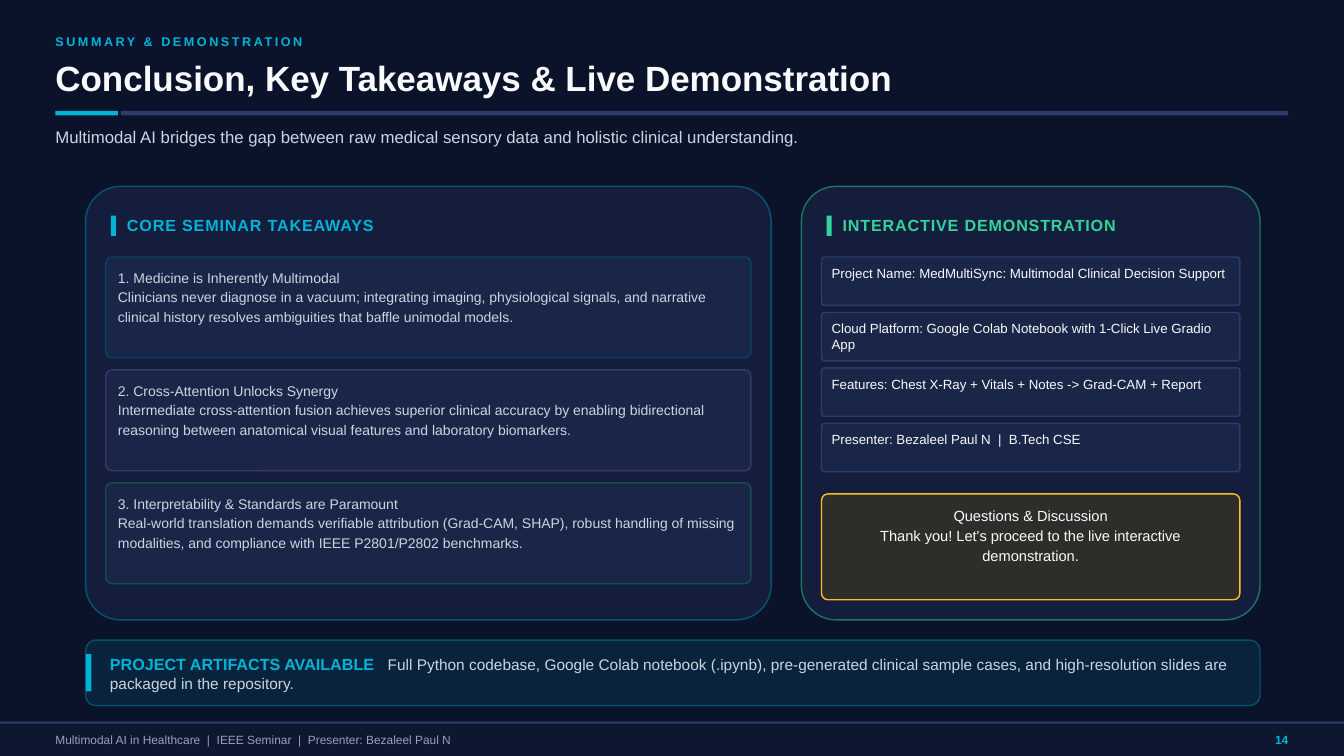
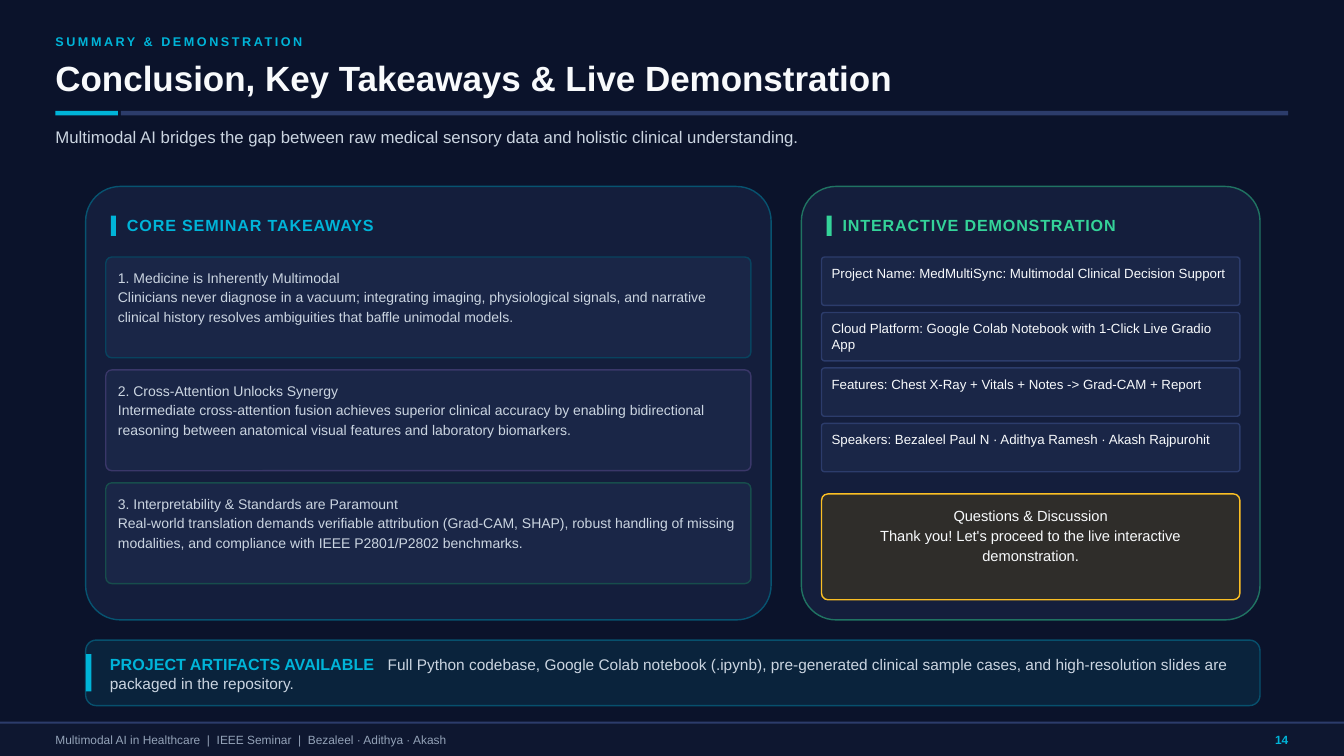
Before and after one commit to BezaleelPaul/multimodal-ai-healthcare, a slide deck: slide 14 of Multimodal-AI-in-Healthcare.pptx. Drawn at 1344x756 pixels with LibreOffice and Linux fonts; fonts in the diff are those of the drawing. Boxes give left, top, right and bottom in pixels: in the first picture for what was removed or moved away, otherwise in the second. Text is boxed around its words. In the diff, an @@ line names an element or a change of style, - is before the commit and + after.

Commit message:
feat: add Adithya Ramesh and Akash Rajpurohit as speakers across presentation, notebook, and apps

```diff
--- a/Multimodal-AI-in-Healthcare.pptx
+++ b/Multimodal-AI-in-Healthcare.pptx
@@ text at (x1=832, y1=434, x2=1209, y2=447): text changed @@
-Presenter: Bezaleel Paul N | B.Tech CSE
+Speakers: Bezaleel Paul N · Adithya Ramesh · Akash Rajpurohit
@@ text at (x1=55, y1=735, x2=446, y2=747): text changed @@
-Multimodal AI in Healthcare | IEEE Seminar | Presenter: Bezaleel Paul N
+Multimodal AI in Healthcare | IEEE Seminar | Bezaleel · Adithya · Akash
```
Also in this commit, not shown: 13 other slides changed, 20 other files.
